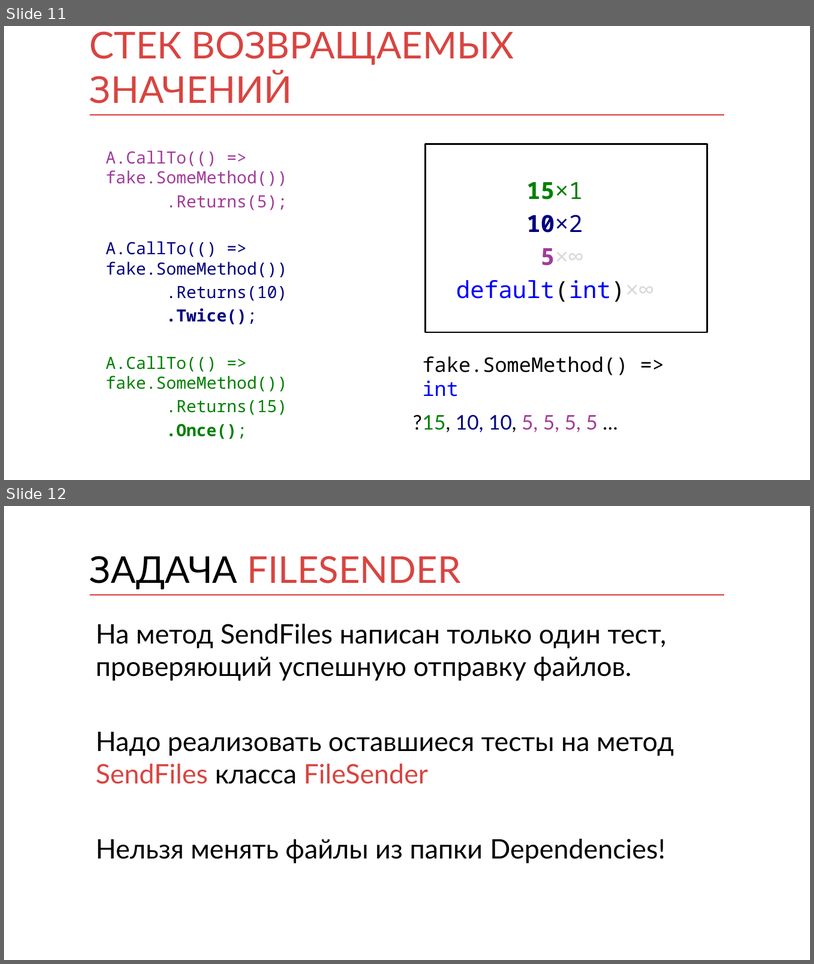
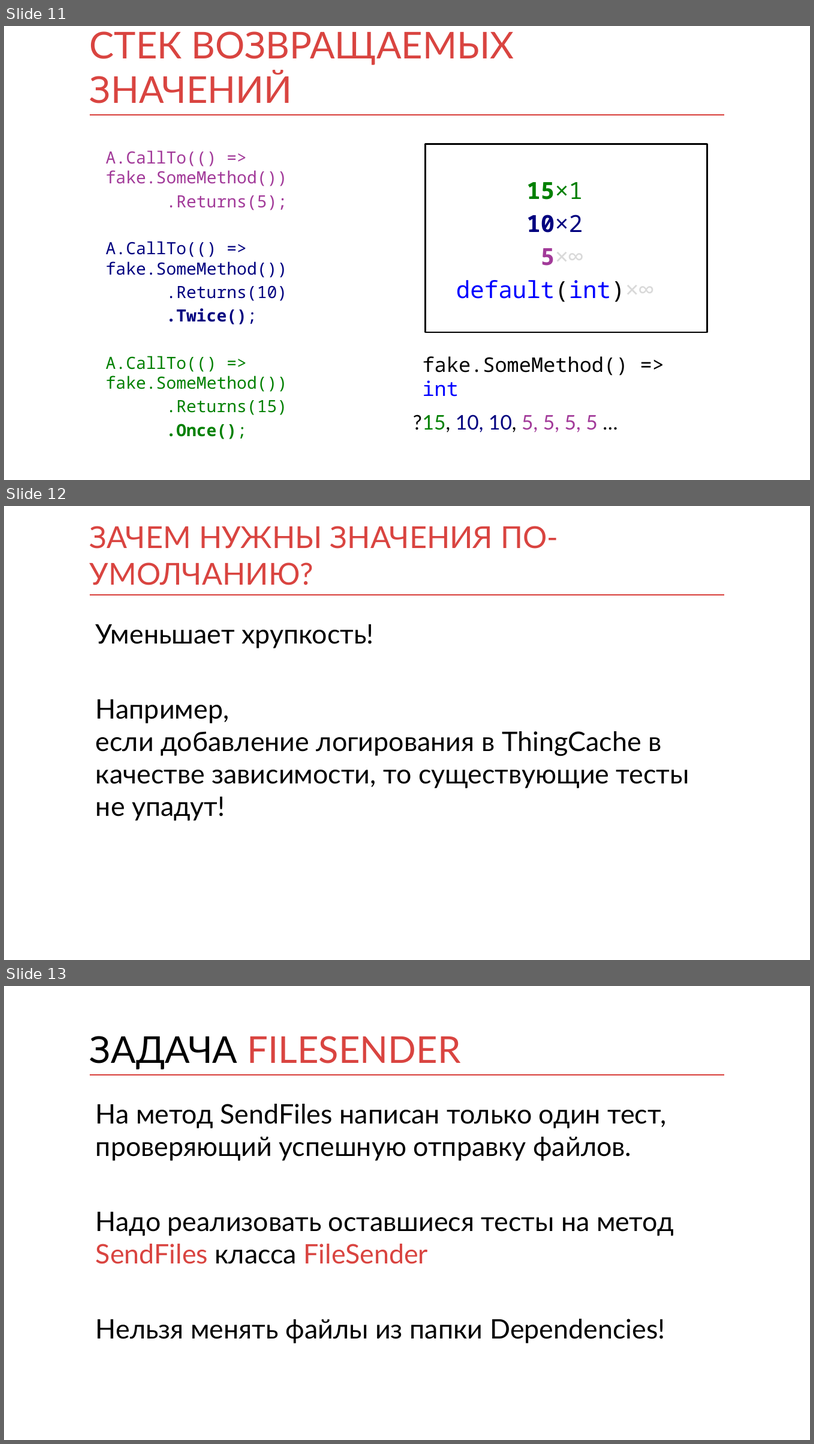
Before and after one commit to kontur-courses/mocks, a slide deck: mocks.pptx. Shown one above the other, each under a label of ours: slides 11 and 12 before the commit, slides 11, 12 and 13 after it. The pictures are 814x964 and 814x1444 pixels, drawn with LibreOffice and Linux fonts; fonts in the diff are those of the drawing. Boxes give left, top, right and bottom in pixels: in the first picture for what was removed or moved away, otherwise in the second. Text is boxed around its words. In the diff, an @@ line names an element or a change of style, - is before the commit and + after.

Commit message:
add slide to presentation about default behaviour of fakes

```diff
--- a/mocks.pptx
+++ b/mocks.pptx
@@ slide 12 added at [4, 506, 810, 960], background #FFFFFF; not listed: 1 template element that a slide beside it also shows @@
@@ title added at [90, 526, 558, 585], 36 pt, text #D94440 @@
+ЗАЧЕМ НУЖНЫ ЗНАЧЕНИЯ ПО-УМОЛЧАНИЮ?
@@ text added at [96, 624, 690, 820], 32 pt, text #000000 @@
+Уменьшает хрупкость!
+Например,
+если добавление логирования в ThingCache в качестве зависимости, то существующие тесты не упадут!
@@ what was slide 12 is now slide 13 @@
```
Also in this commit, not shown: 1 other file.
